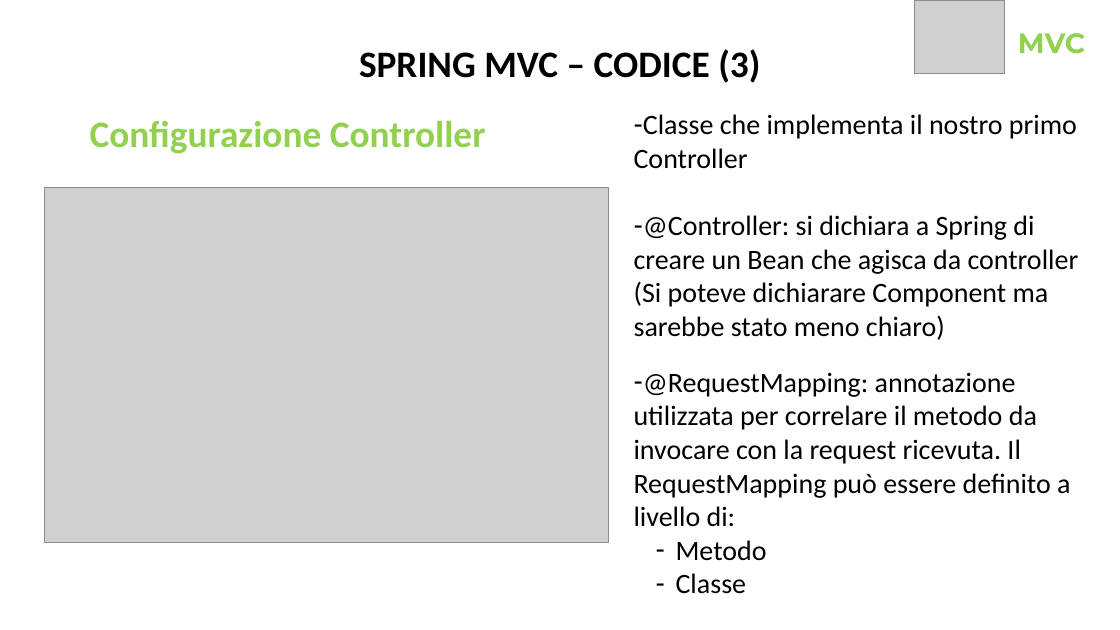
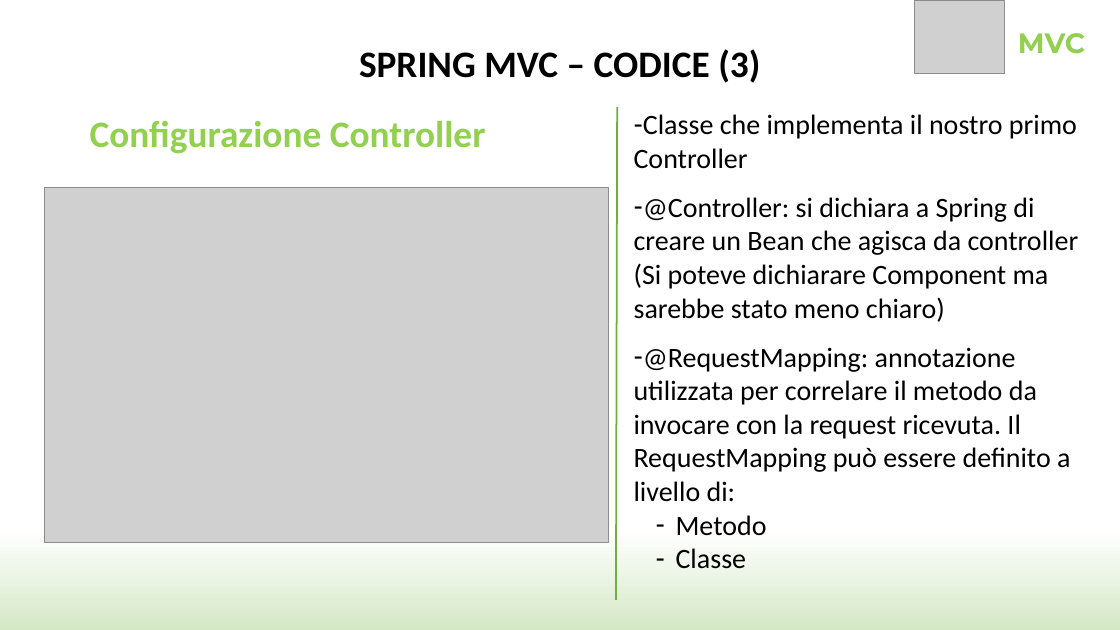
Before and after one commit to SimoneCas/java, a slide deck: slide 29 of SpringSample/Spring.pptx. Drawn at 1120x630 pixels with LibreOffice and Linux fonts; fonts in the diff are those of the drawing; grey boxes stand for pictures; background and template pictures are left out. Boxes give left, top, right and bottom in pixels: in the first picture for what was removed or moved away, otherwise in the second. Text is boxed around its words. In the diff, an @@ line names an element or a change of style, - is before the commit and + after.

Commit message:
ultimate slide per workshop Spring

```diff
--- a/SpringSample/Spring.pptx
+++ b/SpringSample/Spring.pptx
@@ background #FFFFFF to gradient #FFFFFF to #D4E8C6 @@
@@ line added from (618, 108) to (616, 600), #70AD47 1.5 pt @@
@@ text "Classe che implementa il nostro ..." rewrapped from bbox=[634, 114, 1079, 594] to bbox=[634, 114, 1079, 569] @@
```
Also in this commit, not shown: 24 other slides changed, 33 slides added, 11 slides removed.
